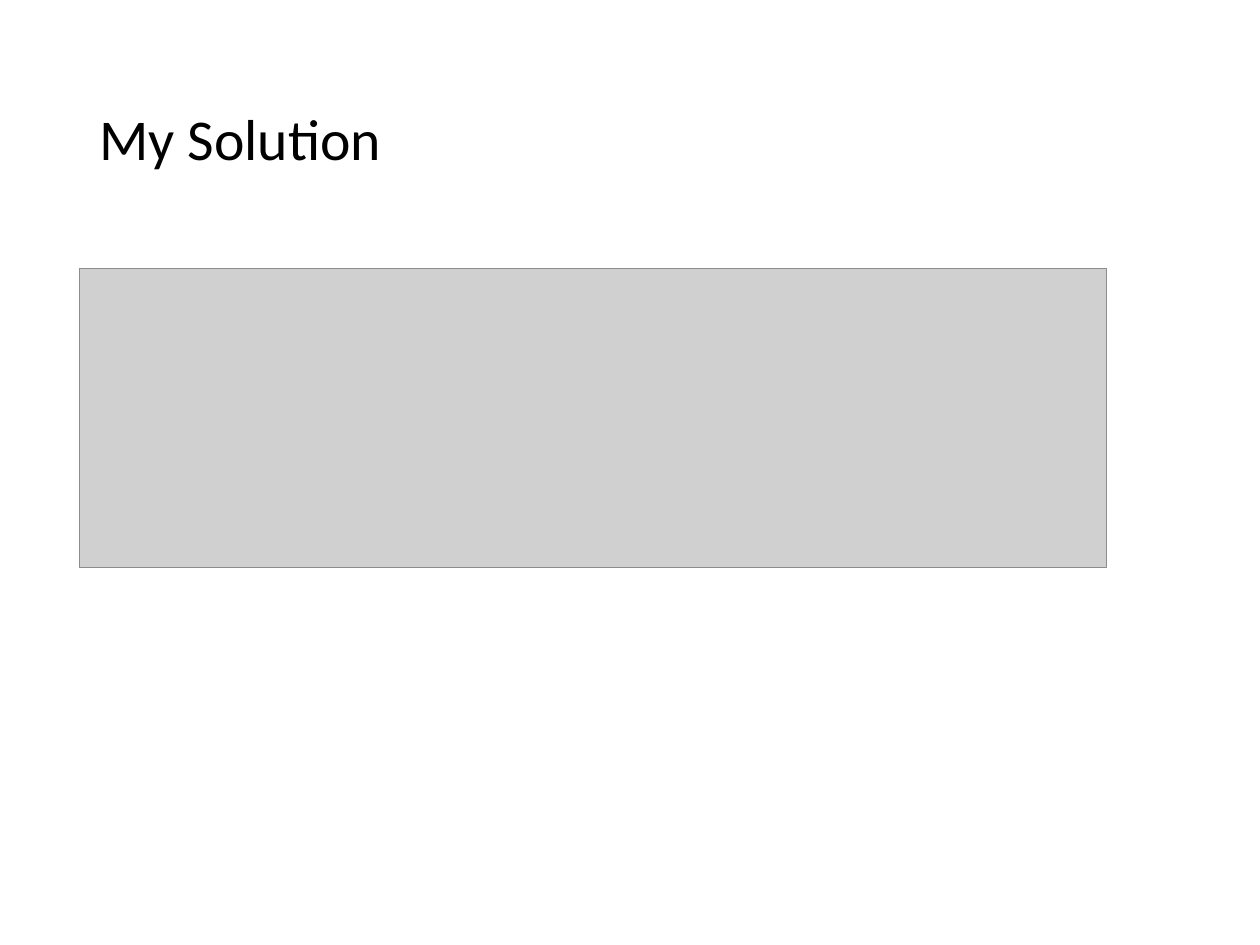
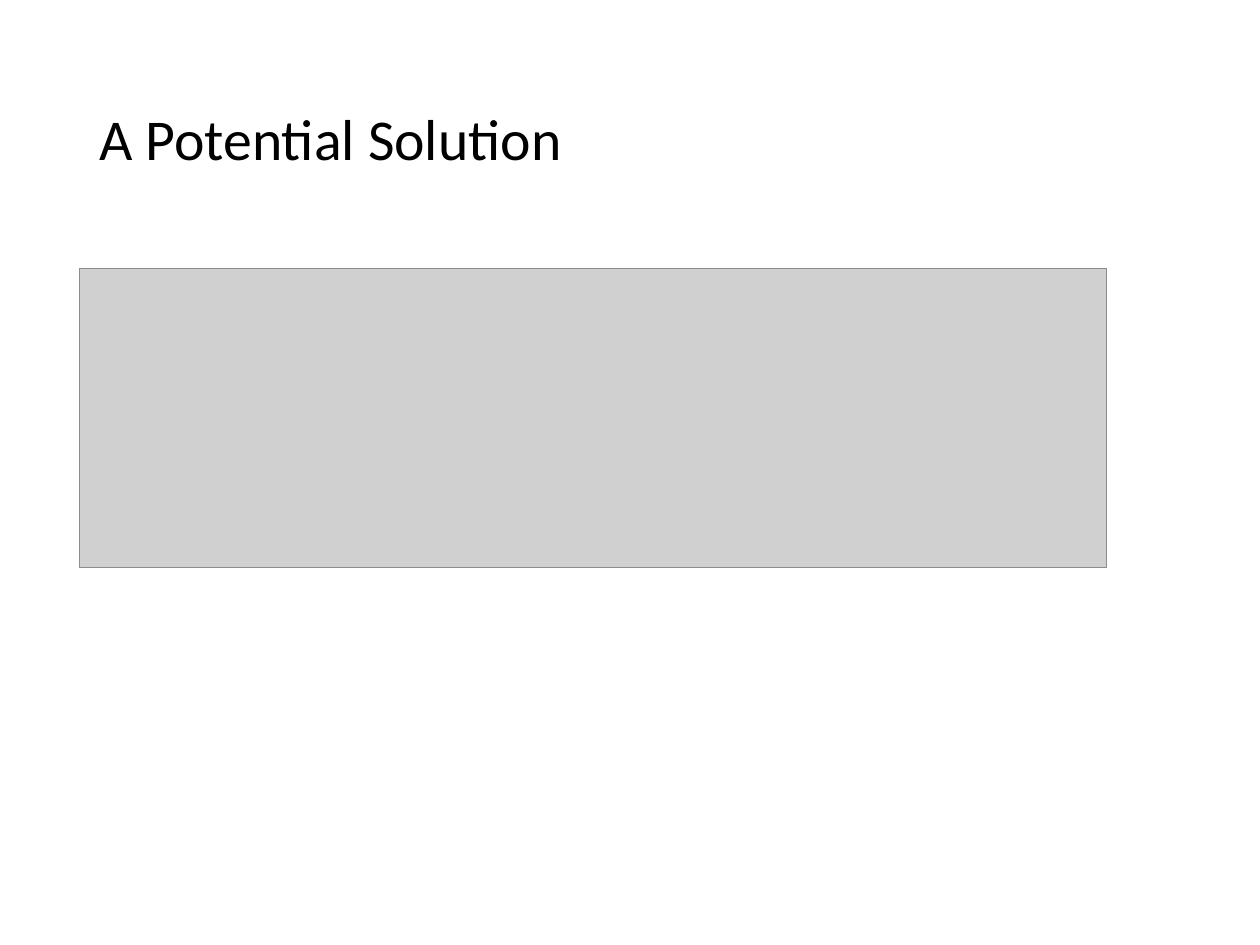
Before and after one commit to RHIT-CSSE/csse220, a slide deck: slide 43 of ClassMaterials/SETechniques/Slides/SoftwareEngineeringTechniques.pptx (slide 37 before the commit). Drawn at 1260x945 pixels with LibreOffice and Linux fonts; fonts in the diff are those of the drawing; grey boxes stand for pictures. Boxes give left, top, right and bottom in pixels: in the first picture for what was removed or moved away, otherwise in the second. Text is boxed around its words. In the diff, an @@ line names an element or a change of style, - is before the commit and + after.

```diff
--- a/ClassMaterials/SETechniques/Slides/SoftwareEngineeringTechniques.pptx
+++ b/ClassMaterials/SETechniques/Slides/SoftwareEngineeringTechniques.pptx
@@ title at bbox=[99, 120, 561, 161]: text changed @@
-My Solution
+A Potential Solution
```
Also in this commit, not shown: 12 other slides changed, 7 slides added.
